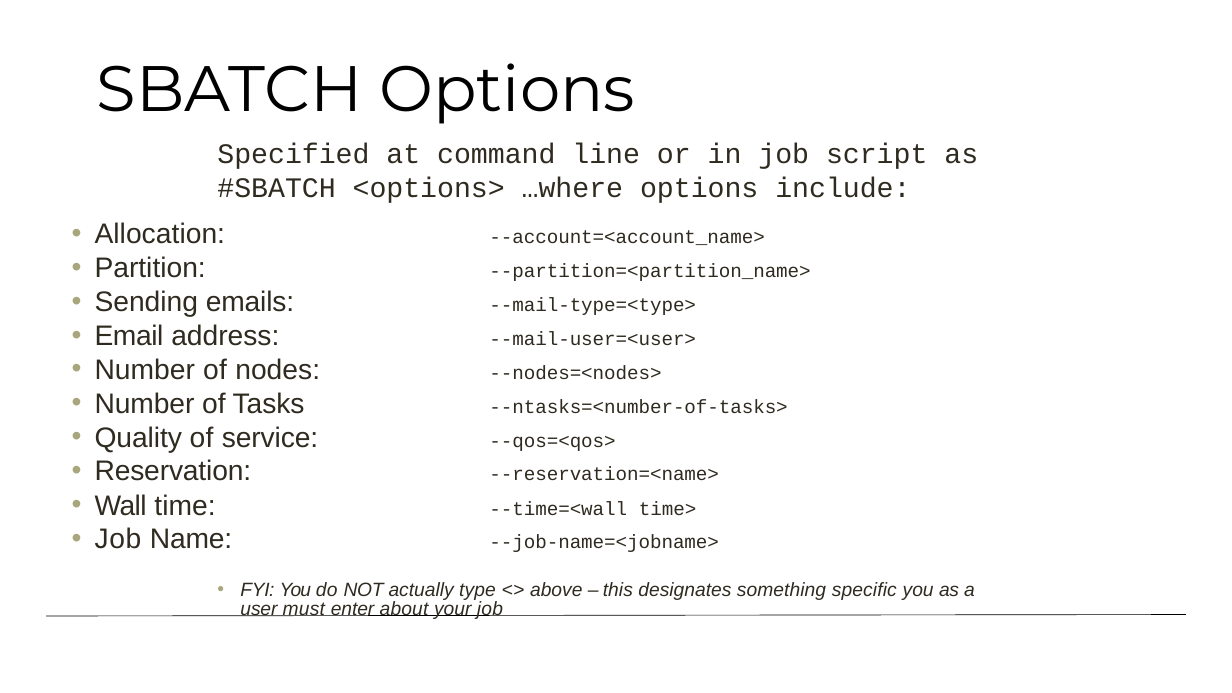
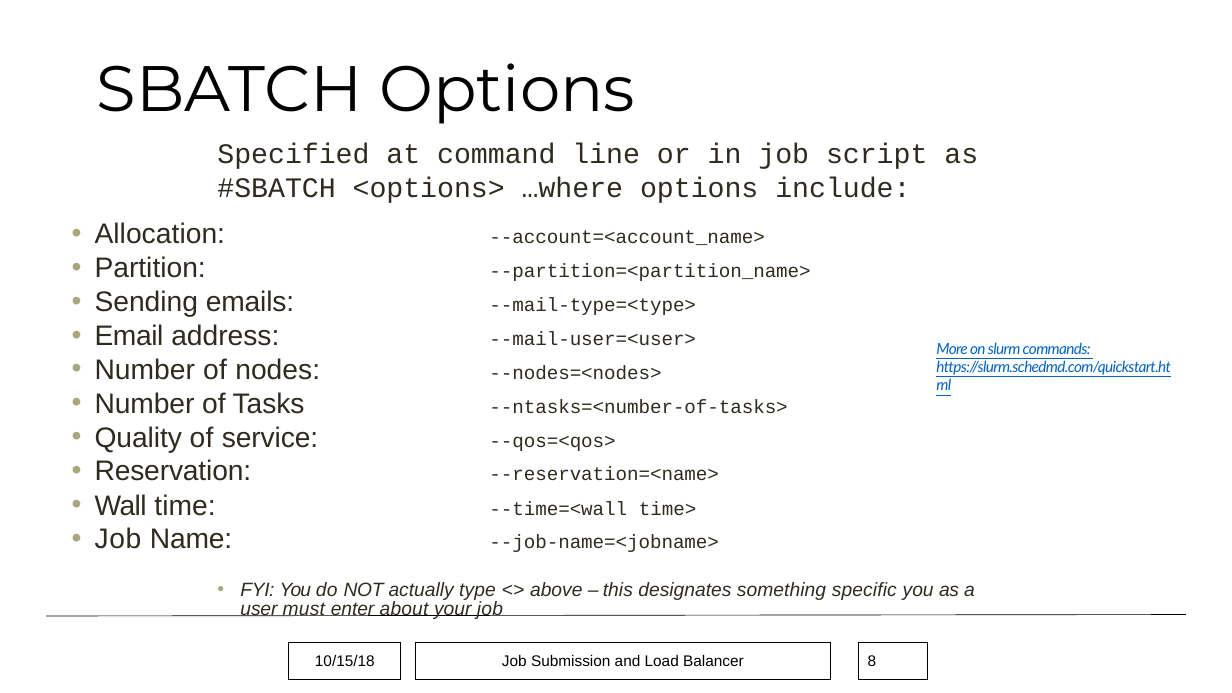
Before and after one commit to monaghaa/HPC_Short_Course_Fall_2018, a slide deck: slide 8 of Job_Submission/hpc_job_submission_Fall2018.pptx. Drawn at 1232x693 pixels with LibreOffice and Linux fonts; fonts in the diff are those of the drawing; background and template pictures are left out. Boxes give left, top, right and bottom in pixels: in the first picture for what was removed or moved away, otherwise in the second. Text is boxed around its words. In the diff, an @@ line names an element or a change of style, - is before the commit and + after.

```diff
--- a/Job_Submission/hpc_job_submission_Fall2018.pptx
+++ b/Job_Submission/hpc_job_submission_Fall2018.pptx
@@ text added at [936, 342, 1171, 375], 12 pt, text #0563C1, italic, underline @@
+More on slurm commands: https://slurm.schedmd.com/quickstart.html
@@ rectangle added at [289, 642, 401, 679], outline #000000 0.75 pt, 12 pt, text #000000 @@
+10/15/18
@@ rectangle added at [415, 642, 831, 679], outline #000000 0.75 pt, 12 pt, text #000000 @@
+Job Submission and Load Balancer
@@ page number added at [859, 642, 928, 679], outline #000000 0.75 pt, 12 pt, text #000000 @@
+8
```
Also in this commit, not shown: 27 other slides changed, 1 slide removed, 3 other files.
